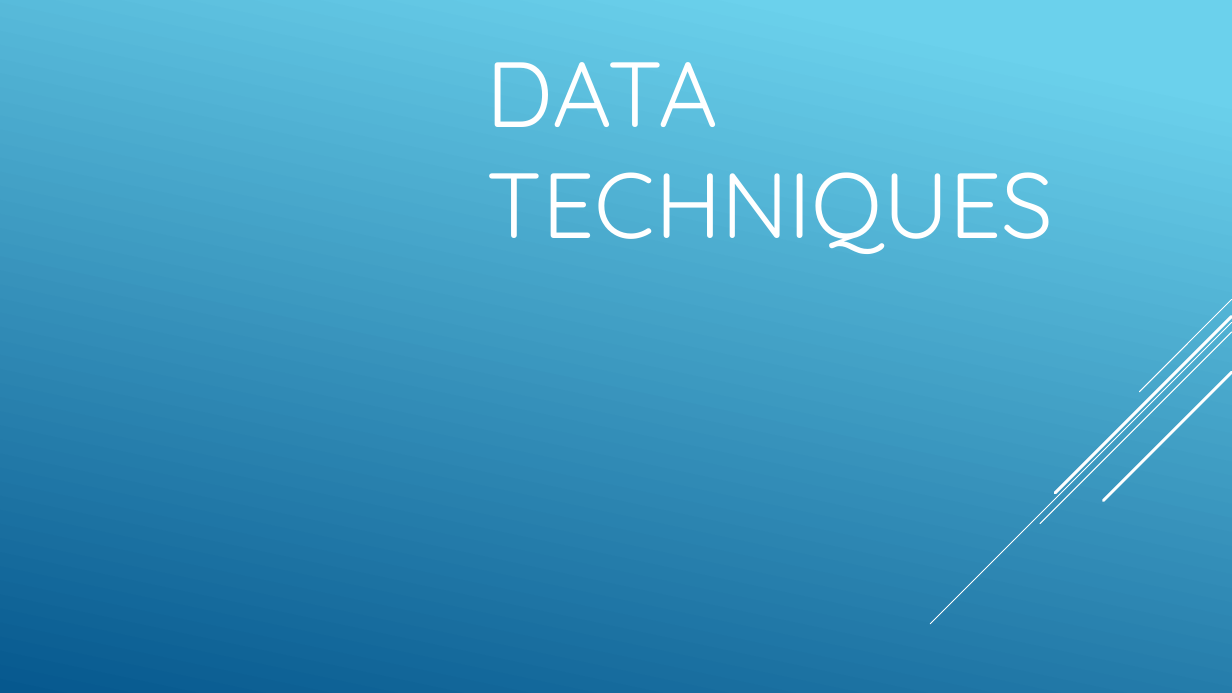
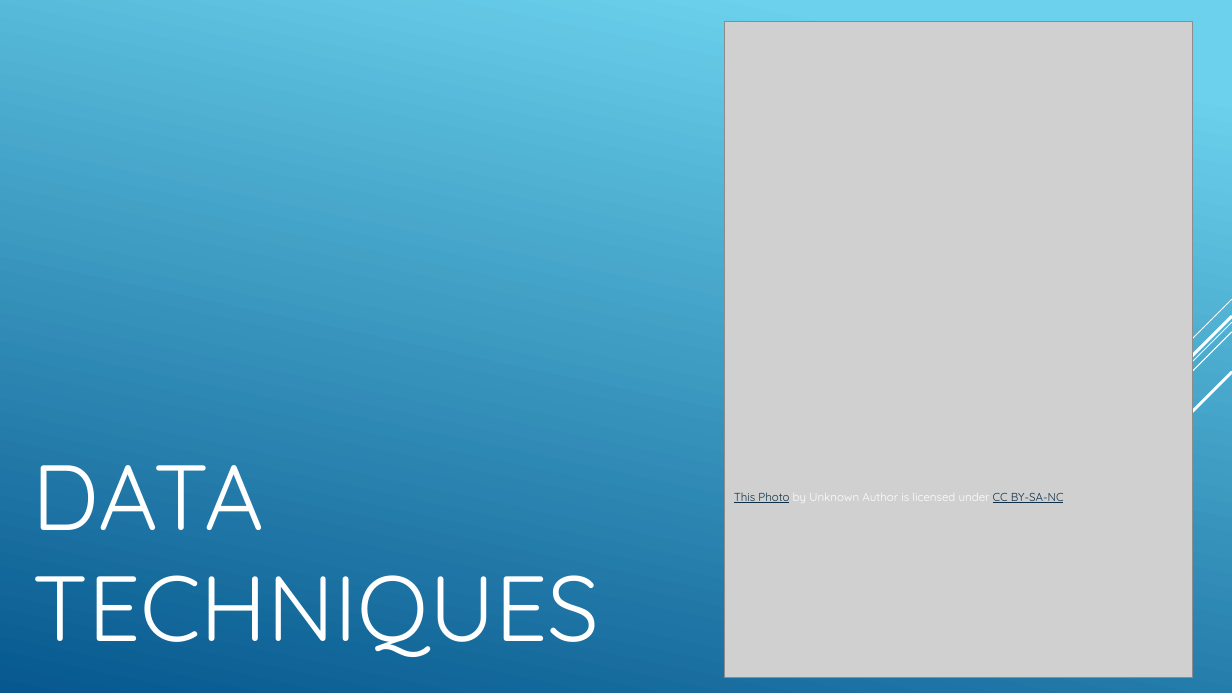
Before and after one commit to Muad-Dib89/Project-2---Oracle-of-Nonsense, a slide deck: slide 5 of Gerald/Oracle of Nonsense.pptx. Drawn at 1232x693 pixels with LibreOffice and Linux fonts; fonts in the diff are those of the drawing; grey boxes stand for pictures. Boxes give left, top, right and bottom in pixels: in the first picture for what was removed or moved away, otherwise in the second. Text is boxed around its words. In the diff, an @@ line names an element or a change of style, - is before the commit and + after.

```diff
--- a/Gerald/Oracle of Nonsense.pptx
+++ b/Gerald/Oracle of Nonsense.pptx
@@ picture added at (725, 22, 1192, 677) @@
@@ title "DATA TECHNIQUES": place and size @@
-title "DATA TECHNIQUES" at (486, 62, 1053, 254)
+title "DATA TECHNIQUES" at (32, 465, 599, 657)
@@ text added at (734, 487, 1064, 504), 9 pt, text #FFFFFF @@
+This Photo by Unknown Author is licensed under CC BY-SA-NC
```
Also in this commit, not shown: 1 other slide changed, 2 slides added, 2 slides removed.
